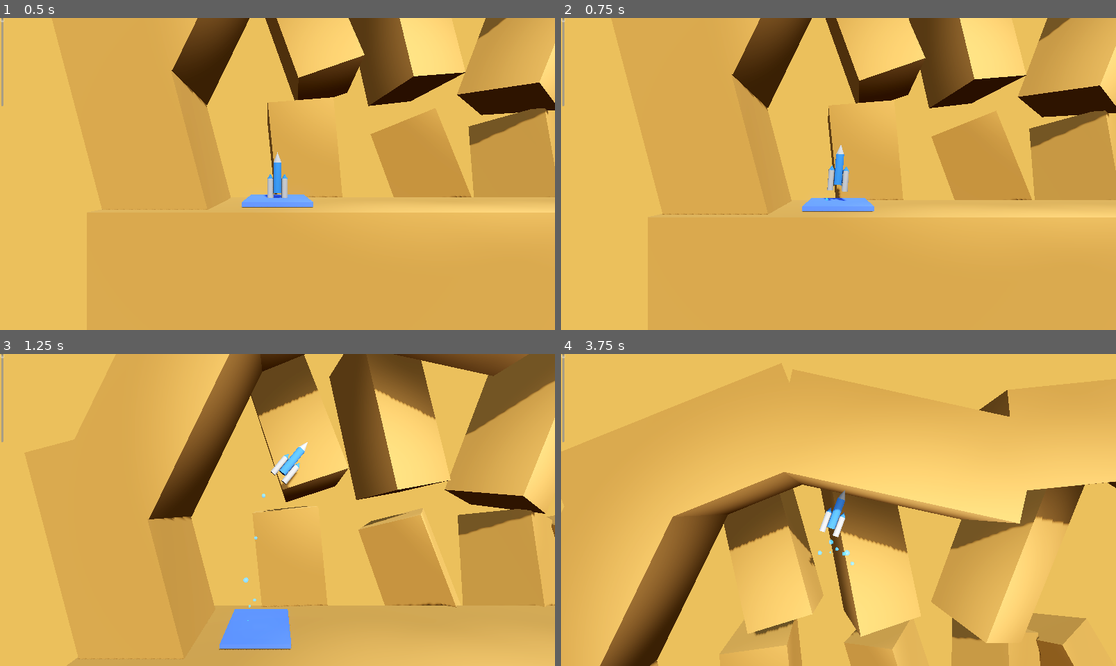
Above: before the commit, frames 1-4 (two rows, left to right).
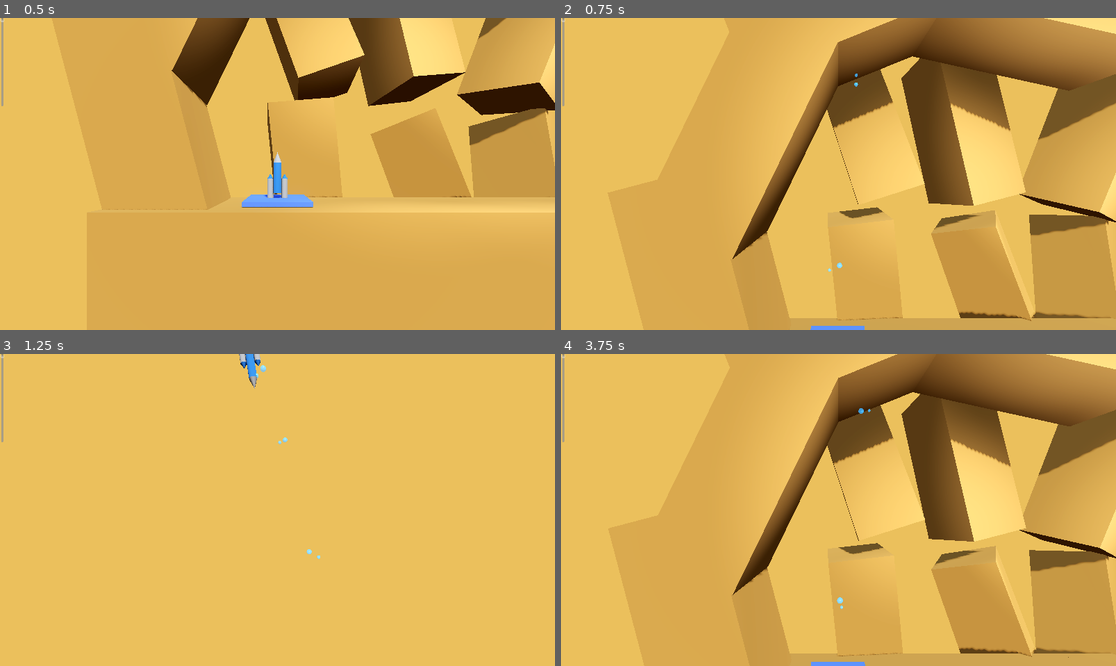
Above: after the commit, the same moments.

Repository: OutwardLightStudio/nexus
Game: Godot game, scene res://levels/level.tscn
Two runs of this game, one before a commit and one after it. Both use one fixed random seed, a clock stepped at 60 frames per second and the inputs below.
Inputs:
- Up to frame 1 (0.5 s): no input
- Up to frame 2 (0.75 s): hold D (rotate_right) from 0.53 s (still down); hold E (boost, bound only after the commit) from 0.53 s (still down)
- Up to frame 3 (1.25 s): keep holding D (rotate_right); keep holding E (boost, bound only after the commit); tap Space (boost, bound only before the commit) at 0.8 s
- Up to frame 4 (3.75 s): release D (rotate_right) at 1.28 s; release E (boost, bound only after the commit) at 1.28 s; hold A (rotate_left) 1.28-2.03 s; tap Space (boost, bound only before the commit) at 1.35, 2.3, 2.85 s; tap E (boost, bound only after the commit) at 1.55, 3.05 s; hold E (boost, bound only after the commit) 2.03-2.78 s; hold D (rotate_right) 2.03-3.53 s; hold A (rotate_left) from 3.53 s (still down); hold E (boost, bound only after the commit) from 3.53 s (still down)

Frame 1 is identical in both runs. In frame 2, 31% of the frame differs, in the area x 18-100%, y 0-100%; in frame 3, 36%; in frame 4, 46%, in the area x 7-100%, y 0-100%.

Commit message:
Initial working refactor

Diff:
--- a/project.godot
+++ b/project.godot
@@ -22,7 +22,7 @@
 
 [input]
 
-boost={
+thrust={
 "deadzone": 0.5,
 "events": [Object(InputEventKey,"resource_local_to_scene":false,"resource_name":"","device":-1,"window_id":0,"alt_press …(191 unchanged characters)…
 , Object(InputEventKey,"resource_local_to_scene":false,"resource_name":"","device":-1,"window_id":0,"alt_pressed":false …(183 unchanged characters)…
@@ -40,7 +40,7 @@
 , Object(InputEventKey,"resource_local_to_scene":false,"resource_name":"","device":-1,"window_id":0,"alt_pressed":false …(186 unchanged characters)…
 ]
 }
-boost_thrust={
+boost={
 "deadzone": 0.5,
 "events": [Object(InputEventKey,"resource_local_to_scene":false,"resource_name":"","device":-1,"window_id":0,"alt_press …(192 unchanged characters)…
 ]
--- /dev/null
+++ b/scenes/player/effects_controller.gd
@@ -0,0 +1,61 @@
+extends Node
+class_name EffectsController
+
+@onready var parent: RocketController = get_parent() as RocketController
+@onready var explosion_particles: GPUParticles3D = $ExplosionBubbles
+@onready var success_particles: GPUParticles3D = $SuccessBubbles
+@onready var booster_particles: GPUParticles3D = parent.booster_particles
+
+@onready var explosion_sound: AudioStreamPlayer3D = $ExplosionAudio
+@onready var success_sound: AudioStreamPlayer3D = $SuccessAudio
+@onready var bubbles_sound: AudioStreamPlayer3D = $BubblesAudio
+
+func _ready():
+	await get_tree().process_frame
+	connect_signals()
+
+func connect_signals():
+		if parent:
+			parent.crashed.connect(_on_crashed)
+			parent.crash_ended.connect(_on_crash_ended)
+			parent.level_finished.connect(_on_level_finished)
+			parent.landing_state_changed.connect(_on_landing_state_changed)
+			if parent.fuel_controller:
+				parent.fuel_controller.boost_requested.connect(_on_boost_requested)
+
+func _on_crashed():
+	play_explosion()
+
+func _on_crash_ended():
+	stop_explosion_effects()
+
+func _on_level_finished():
+	play_success_particles()
+	play_success_sound()
+
+func _on_landing_state_changed(on_pad: bool):
+	if not on_pad:
+		stop_success_effects()
+
+func _on_boost_requested():
+	play_boost_effects()
+
+func play_explosion():
+	explosion_particles.emitting = true
+	explosion_sound.play()
+
+func stop_explosion_effects():
+	explosion_particles.emitting = false
+
+func play_success_particles():
+	success_particles.emitting = true
+
+func play_success_sound():
+	success_sound.play()
+
+func stop_success_effects():
+	success_particles.emitting = false
+
+func play_boost_effects():
+	booster_particles.emitting = true
+	bubbles_sound.play()
--- a/scenes/player/fuel_controller.gd
+++ b/scenes/player/fuel_controller.gd
@@ -2,23 +2,27 @@
 class_name FuelController
 
 @onready var fuel_slider: VSlider = $FuelSlider
+@onready var parent: RocketController = get_parent() as RocketController
 
 signal fuel_depleted
 signal boost_requested
 
+func _ready():
+	await get_tree().process_frame
+	if parent:
+		setup_fuel(parent.max_fuel, parent.current_fuel)
+
 func setup_fuel(max_fuel: float, current_fuel: float):
-	fuel_slider.max_value = max_fuel
-	fuel_slider.value = current_fuel
-	fuel_slider.editable = false
+	if fuel_slider:
+		fuel_slider.max_value = max_fuel
+		fuel_slider.value = current_fuel
+		fuel_slider.editable = false
 
 func process(delta: float):
-	var parent = get_parent() as RocketController
-	if parent.thrust_active:
-		parent.current_fuel -= parent.fuel_decrease * delta
-		if parent.current_fuel <= 0:
-			parent.current_fuel = 0
-			parent.thrust_active = false
-			emit_signal("fuel_depleted")
+	parent.current_fuel -= parent.fuel_decrease * delta if parent.is_thrusting else 0
+	if parent.current_fuel <= 0:
+		parent.current_fuel = 0
+		fuel_depleted.emit()
 
-	if Input.is_action_just_pressed("boost_thrust") and parent.current_fuel >= parent.boost_fuel_cost:
-		emit_signal("boost_requested")
+	if Input.is_action_just_pressed("boost") and parent.current_fuel >= parent.boost_fuel_cost:
+		boost_requested.emit()
--- a/scenes/player/landing_controller.gd
+++ b/scenes/player/landing_controller.gd
@@ -1,34 +1,47 @@
 extends Node
 class_name LandingController
 
+signal successful_landing
+signal landing_pad_detected(on_pad: bool)
+
+@onready var parent: RocketController = get_parent() as RocketController
+
+func _ready():
+	await get_tree().process_frame
+	connect_signals()
+
+func connect_signals():
+	if parent and parent.stability:
+		parent.stability.connect("tilt_changed", self._on_tilt_changed)
+
 func process(delta: float):
-	var parent = get_parent() as RocketController
-	update_landing_pad_state(parent)
+	update_landing_pad_state()
 
 	if not parent.is_on_landing_pad:
 		return
 
-	# Check crash
-	if parent.current_state != parent.State.CRASHED and is_critically_tipped(parent):
-		parent.start_crash_sequence()
-	# Check stable landing
-	elif is_landing_stable(parent):
+	if is_landing_stable():
 		parent.current_stable_time += delta
 		if parent.current_stable_time >= parent.required_stable_time:
-			handle_successful_landing(parent)
+			handle_successful_landing()
+	else:
+		parent.current_stable_time = 0.0
 
-func update_landing_pad_state(parent: RocketController):
-	var landing_pad = get_landing_pad(parent)
-	parent.is_on_landing_pad = landing_pad != null
+func update_landing_pad_state():
+	var landing_pad = get_landing_pad()
+	var on_pad = landing_pad != null
+	if on_pad != parent.is_on_landing_pad:
+		parent.is_on_landing_pad = on_pad
+		landing_pad_detected.emit(on_pad)
 
-func get_landing_pad(parent: RocketController) -> Node:
+func get_landing_pad() -> Node:
 	for body in parent.get_colliding_bodies():
 		if "Goal" in body.get_groups():
 			return body
 	return null
 
-func handle_successful_landing(parent: RocketController):
-	var landing_pad = get_landing_pad(parent)
+func handle_successful_landing():
+	var landing_pad = get_landing_pad()
 	if not landing_pad:
 		return
 
@@ -39,17 +52,15 @@
 		var next_level = landing_pad.get_next_level_path()
 		if not next_level.is_empty():
 			parent.level_finished.emit(next_level)
+			successful_landing.emit()
 
-func is_critically_tipped(parent: RocketController) -> bool:
-	return get_tilt_angle(parent) >= parent.critical_tipping_angle
+func is_landing_stable() -> bool:
+	var current_velocity = parent.linear_velocity.length()
+	return parent.tilt_angle <= parent.max_landing_angle and current_velocity <= parent.max_landing_velocity
 
-func is_landing_stable(parent: RocketController) -> bool:
-	var current_velocity = parent.linear_velocity.length()
-	return is_upright(parent) and current_velocity <= parent.max_landing_velocity
+func _on_tilt_changed(tilt: float):
+	if not parent.is_on_landing_pad:
+		return
 
-func is_upright(parent: RocketController) -> bool:
-	return get_tilt_angle(parent) <= parent.max_landing_angle
-
-func get_tilt_angle(parent: RocketController) -> float:
-	var up_direction = parent.global_transform.basis.y
-	return rad_to_deg(acos(up_direction.dot(Vector3.UP)))
+	if tilt >= parent.critical_tipping_angle:
+		parent.start_crash_sequence()
--- a/scenes/player/movement_controller.gd
+++ b/scenes/player/movement_controller.gd
@@ -1,47 +1,97 @@
 extends Node
 class_name MovementController
 
+signal boost_activated
+
+@onready var parent: RocketController = get_parent() as RocketController
+@onready var left_booster: GPUParticles3D = $BoosterBubblesLeft
+@onready var right_booster: GPUParticles3D = $BoosterBubblesRight
+
+func _ready():
+	await get_tree().process_frame
+	connect_signals()
+
+func connect_signals():
+	if parent and parent.fuel_controller:
+		parent.fuel_controller.fuel_depleted.connect(_on_fuel_depleted)
+		parent.fuel_controller.boost_requested.connect(_on_boost_requested)
+
 func process(delta: float):
-	var parent = get_parent() as RocketController
-	var rb = parent
-	var current_fuel = parent.current_fuel
-	var thrust = parent.thrust
-	var torque = parent.torque
-	var boosting = parent.boosting
-	var boost_thrust = parent.boost_thrust
+	if parent.current_state in [parent.State.CRASHED, parent.State.TRANSITIONING]:
+		return
 
-	var new_thrust_state = Input.is_action_pressed("boost")
-	if new_thrust_state != parent.is_thrusting:
-		parent.is_thrusting = new_thrust_state
+	handle_thrust(delta)
+	handle_rotation(delta)
 
-	if parent.is_thrusting and current_fuel > 0.0 and not boosting:
-		rb.apply_central_force(rb.basis.y * thrust * delta)
-		parent.thrust_active = true
-	elif boosting:
-		rb.apply_central_force(rb.basis.y * boost_thrust * delta)
-		parent.thrust_active = false
-	elif Input.is_action_just_released("boost") or boosting:
-		parent.thrust_active = false
+func handle_thrust(delta: float):
+	# Update parent's thrusting state based on input
+	parent.is_thrusting = Input.is_action_pressed("thrust") and parent.current_fuel > 0.0
 
-	if Input.is_action_just_pressed("boost_thrust") and current_fuel >= parent.boost_fuel_cost:
-		parent.activate_boost()
+	if parent.is_thrusting:
+		apply_thrust(delta)
 
-	handle_rotation(delta, rb, torque)
+	if parent.boosting:
+		apply_boost(delta)
 
-func handle_rotation(delta: float, rb: RigidBody3D, torque: float):
-	var parent = get_parent() as RocketController
+	if Input.is_action_just_pressed("boost") and parent.current_fuel >= parent.boost_fuel_cost:
+		parent.fuel_controller.emit_signal("boost_requested")
+
+	if Input.is_action_just_released("boost") or parent.boosting:
+		stop_thrust()
+
+func apply_thrust(_delta: float):
+	# Get current vertical velocity
+	var current_velocity = parent.linear_velocity.length()
+
+	# Calculate thrust force with dampening based on velocity
+	var thrust_force = parent.thrust
+
+	# Reduce thrust as we approach max velocity
+	if current_velocity > 0:
+		var velocity_ratio = current_velocity / parent.max_velocity
+		thrust_force *= (1.0 - clamp(velocity_ratio * parent.thrust_dampening, 0.0, 0.9))
+
+	# Apply the dampened thrust
+	parent.apply_central_force(parent.global_transform.basis.y * thrust_force)
+	parent.thrust_active = true
+
+func apply_boost(_delta: float):
+	# Similar dampening for boost
+	var current_velocity = parent.linear_velocity.length()
+	var boost_force = parent.boost_thrust
+
+	if current_velocity > 0:
+		var velocity_ratio = current_velocity / (parent.max_velocity * 1.5)  # Allow higher speed for boost
+		boost_force *= (1.0 - clamp(velocity_ratio * parent.thrust_dampening, 0.0, 0.9))
+
+	parent.apply_central_force(parent.global_transform.basis.y * boost_force)
+	parent.thrust_active = false
+
+func handle_rotation(delta: float):
 	var rotation_direction = Input.get_axis("rotate_right", "rotate_left")
 	if rotation_direction != 0:
-		var torque_amount = torque * delta * rotation_direction
-		rb.apply_torque(Vector3(0, 0, torque_amount))
+		var torque_amount = parent.torque * delta * rotation_direction
+		parent.apply_torque(Vector3(0, 0, torque_amount))
 
-	# Update booster side particles
-	var left_booster = $BoosterBubblesLeft
-	var right_booster = $BoosterBubblesRight
+	# Update visual feedback for rotation via booster particle effects
 	left_booster.emitting = rotation_direction < 0
 	right_booster.emitting = rotation_direction > 0
 
 func stop_thrust():
-	var parent = get_parent() as RocketController
 	parent.is_thrusting = false
 	parent.thrust_active = false
+
+func _on_fuel_depleted():
+	stop_thrust()
+
+func _on_boost_requested():
+	if parent.current_fuel >= parent.boost_fuel_cost and not parent.boosting:
+		activate_boost()
+		boost_activated.emit()
+
+func activate_boost():
+	parent.apply_central_force(parent.global_transform.basis.y * parent.boost_thrust)
+	parent.current_fuel -= parent.boost_fuel_cost
+	parent.current_fuel = clamp(parent.current_fuel, 0.0, parent.max_fuel)
+	parent.boosting = true
+	parent.boost_timer = parent.boost_duration
--- a/scenes/player/player.tscn
+++ b/scenes/player/player.tscn
@@ -13,6 +13,7 @@
 [ext_resource type="Material" uid="uid://yq2ywrvw8k7y" path="res://materials/ship_blue.tres" id="8_5sakl"]
 [ext_resource type="Script" path="res://scenes/player/recovery_controller.gd" id="8_80706"]
 [ext_resource type="PackedScene" uid="uid://bds3pc6arkgvv" path="res://scenes/fuel_slider.tscn" id="8_o0vq7"]
+[ext_resource type="Script" path="res://scenes/player/effects_controller.gd" id="11_smcew"]
 
 [sub_resource type="ParticleProcessMaterial" id="ParticleProcessMaterial_is62b"]
 lifetime_randomness = 0.2
@@ -147,9 +148,9 @@
 explosion_particles = NodePath("Effects/ExplosionBubbles")
 success_particles = NodePath("Effects/SuccessBubbles")
 booster_particles = NodePath("Movement/BoosterBubblesCenter")
-explosion_sound = NodePath("Audio/PopAudio")
-success_sound = NodePath("Audio/SuccessAudio")
-bubbles_sound = NodePath("Audio/BubblesAudio")
+explosion_sound = NodePath("Effects/ExplosionAudio")
+success_sound = NodePath("Effects/SuccessAudio")
+bubbles_sound = NodePath("Effects/BubblesAudio")
 
 [node name="Movement" type="Node3D" parent="."]
 script = ExtResource("2_m6058")
@@ -237,6 +238,7 @@
 transform = Transform3D(1, 0, 0, 0, 0.996195, 0.0871557, 0, -0.0871557, 0.996195, 0, 7.53, 12.73)
 
 [node name="Effects" type="Node3D" parent="."]
+script = ExtResource("11_smcew")
 
 [node name="ExplosionBubbles" type="GPUParticles3D" parent="Effects"]
 emitting = false
@@ -259,15 +261,13 @@
 process_material = SubResource("ParticleProcessMaterial_vrcvt")
 draw_pass_1 = SubResource("SphereMesh_ifw7w")
 
-[node name="Audio" type="Node3D" parent="."]
-
-[node name="BubblesAudio" type="AudioStreamPlayer3D" parent="Audio"]
+[node name="BubblesAudio" type="AudioStreamPlayer3D" parent="Effects"]
 stream = ExtResource("2_05a8e")
 
-[node name="SuccessAudio" type="AudioStreamPlayer3D" parent="Audio"]
+[node name="SuccessAudio" type="AudioStreamPlayer3D" parent="Effects"]
 stream = ExtResource("4_vxola")
 
-[node name="PopAudio" type="AudioStreamPlayer3D" parent="Audio"]
+[node name="ExplosionAudio" type="AudioStreamPlayer3D" parent="Effects"]
 stream = ExtResource("2_mso6s")
 volume_db = 5.162
 
--- a/scenes/player/recovery_controller.gd
+++ b/scenes/player/recovery_controller.gd
@@ -1,24 +1,38 @@
 extends Node
 class_name RecoveryController
 
-const RECOVERY_MAX_TIME = 0.5
-const RECOVERY_CHECK_INTERVAL = 0.1
+@onready var parent: RocketController = get_parent() as RocketController
+
+const RECOVERY_MAX_TIME = 2.5
+var time_since_critical_tilt: float = 0.0
+var was_critically_tilted: bool = false
+
+func _ready():
+	await get_tree().process_frame
+	connect_signals()
+
+func connect_signals():
+	if parent and parent.stability:
+		parent.stability.connect("tilt_changed", self._on_tilt_changed)
 
 func process(delta: float):
-	var parent = get_parent() as RocketController
-	parent.last_tilt_check_time += delta
-	if parent.last_tilt_check_time < RECOVERY_CHECK_INTERVAL:
+	if parent.current_state in [parent.State.CRASHED, parent.State.TRANSITIONING]:
 		return
-	parent.last_tilt_check_time = 0.0
 
-	var tilt = get_tilt_angle(parent)
-	if tilt >= parent.critical_tipping_angle and not parent.is_on_landing_pad:
-		parent.time_since_critical_tilt += delta
-		if parent.time_since_critical_tilt >= RECOVERY_MAX_TIME:
+	check_tilt_and_crash(delta)
+
+func _on_tilt_changed(tilt: float):
+	check_tilt_and_crash(get_physics_process_delta_time())
+
+func check_tilt_and_crash(delta: float):
+	var is_critically_tilted = parent.tilt_angle >= parent.critical_tipping_angle
+
+	if is_critically_tilted:
+		time_since_critical_tilt += delta
+
+		if time_since_critical_tilt >= RECOVERY_MAX_TIME:
 			parent.start_crash_sequence()
 	else:
-		parent.time_since_critical_tilt = 0.0
+		time_since_critical_tilt = 0.0
 
-func get_tilt_angle(parent: RocketController) -> float:
-	var up_direction = parent.global_transform.basis.y
-	return rad_to_deg(acos(up_direction.dot(Vector3.UP)))
+	was_critically_tilted = is_critically_tilted
--- a/scenes/player/rocket_controller.gd
+++ b/scenes/player/rocket_controller.gd
@@ -6,12 +6,15 @@
 signal level_finished(next_level_path: String)
 signal landing_state_changed(is_on_pad: bool)
 
-enum State {FLYING, LANDING, CRASHED, TRANSITIONING}
+enum State { FLYING, LANDING, CRASHED, TRANSITIONING }
 
 const UP_VECTOR := Vector3.UP
 
 @export_group("Movement")
-@export_range(500, 3000) var thrust: int = 1000
+@export_range(100, 1000) var thrust: int = 25
+@export var thrust_dampening: float = 0.5
+@export var max_velocity: float = 50.0
+
 @export var torque: int = 100
 
 @export_group("Landing")
@@ -40,6 +43,7 @@
 @export var boost_fuel_cost: float = 30.0
 @export var boost_thrust: float = 3000.0
 @export var boost_duration: float = 0.2
+
 var thrust_active: bool = false
 var is_thrusting: bool = false:
 	set(value):
@@ -47,6 +51,7 @@
 			is_thrusting = value
 			booster_particles.emitting = value
 			bubbles_sound.playing = value
+
 var current_fuel: float = max_fuel
 var boosting: bool = false
 var boost_timer: float = 0.0
@@ -61,22 +66,25 @@
 
 var time_since_critical_tilt: float = 0.0
 var last_tilt_check_time: float = 0.0
+var tilt_angle: float = 0.0
 
 @onready var movement = $Movement
-@onready var fuel = $Fuel
+@onready var fuel_controller = $Fuel
 @onready var stability = $Stability
 @onready var landing = $Landing
 @onready var recovery = $Recovery
 @onready var effects = $Effects
-@onready var audio = $Audio
+
 
 func _ready():
-	_connect_signals()
-	fuel.setup_fuel(max_fuel, current_fuel)
-	audio.get_node("BubblesAudio").playing = false
+	await get_tree().process_frame  # Ensure children are ready
+	connect_signals()
+	fuel_controller.setup_fuel(max_fuel, current_fuel)
+	effects.get_node("BubblesAudio").playing = false
+	stability.tilt_changed.connect(_on_tilt_changed)
 
 func _process(delta: float):
-	fuel.process(delta) # Fuel usage checks here
+	fuel_controller.process(delta)  # Fuel usage checks here
 
 func _physics_process(delta: float):
 	if current_state in [State.TRANSITIONING, State.CRASHED]:
@@ -85,43 +93,63 @@
 	movement.process(delta)
 	stability.process(delta)
 	landing.process(delta)
+	recovery.process(delta)
 
-func _connect_signals():
-	if not crashed.is_connected(_on_crashed):
-		crashed.connect(_on_crashed)
-	if not crash_ended.is_connected(_on_crash_ended):
-		crash_ended.connect(_on_crash_ended)
-	if not level_finished.is_connected(_on_level_finished):
-		level_finished.connect(_on_level_finished)
-	if not landing_state_changed.is_connected(_on_landing_state_changed):
-		landing_state_changed.connect(_on_landing_state_changed)
+func connect_signals():
+	# Fuel signals
+	fuel_controller.fuel_depleted.connect(_on_fuel_depleted)
+	fuel_controller.boost_requested.connect(_on_boost_requested)
 
-	fuel.connect("fuel_depleted", Callable(self, "_on_fuel_depleted"))
-	fuel.connect("boost_requested", Callable(self, "_on_boost_requested"))
+	# Custom rocket signals
+	crashed.connect(_on_crashed)
+	crash_ended.connect(_on_crash_ended)
+	level_finished.connect(_on_level_finished)
+	landing_state_changed.connect(_on_landing_state_changed)
+
+func _on_body_entered(body: Node3D):
+	# Don't process collisions if we're already crashed or transitioning
+	if current_state in [State.CRASHED, State.TRANSITIONING]:
+		return
+
+	# Ignore collisions with landing pads - they're handled by the landing controller
+	if body.is_in_group("Goal"):
+		return
+
+	# Check if impact velocity is dangerous
+	var impact_velocity = linear_velocity.length()
+	if impact_velocity > max_landing_velocity:
+		start_crash_sequence()
+		return
+
+	# Check if impact angle is dangerous
+	if tilt_angle > critical_tipping_angle:
+		start_crash_sequence()
+		return
 
 func _on_fuel_depleted():
-	thrust_active = false
-	is_thrusting = false
+	movement.stop_thrust()
 
 func _on_boost_requested():
 	if current_fuel >= boost_fuel_cost:
-		activate_boost()
+		movement.activate_boost()
 
 func _on_crashed():
 	current_state = State.CRASHED
 	movement.stop_thrust()
 	set_process(false)
-	explosion_particles.emitting = true
-	explosion_sound.playing = true
+	effects.play_explosion()
 
 func _on_crash_ended():
 	get_tree().reload_current_scene()
 
+func _on_tilt_changed(tilt: float):
+	tilt_angle = tilt
+
 func _on_level_finished(next_level_path: String):
 	current_state = State.TRANSITIONING
 	set_process(false)
-	success_particles.emitting = true
-	success_sound.playing = true
+	effects.play_success_particles()
+	effects.play_success_sound()
 	var tween = create_tween()
 	tween.tween_interval(2)
 	tween.tween_callback(func(): get_tree().change_scene_to_file(next_level_path))
--- a/scenes/player/stability_controller.gd
+++ b/scenes/player/stability_controller.gd
@@ -1,63 +1,29 @@
 extends Node
 class_name StabilityController
 
-# Configuration Constants
-const RECOVERY_MAX_TIME = 0.5
-const RECOVERY_CHECK_INTERVAL = 0.1
+signal tilt_changed(tilt: float)
 
-# Variables to track tilt and recovery status
-var time_since_critical_tilt: float = 0.0
-var last_tilt_check_time: float = 0.0
+@onready var parent: RocketController = get_parent() as RocketController
 
-func process(delta: float):
-	var parent = get_parent() as RocketController
-	parent.last_tilt_check_time += delta
+func _ready():
+	await get_tree().process_frame
+	if not parent:
+		push_error("StabilityController: Failed to get parent RocketController")
+		return
 
-	# Run tilt checks only at intervals to reduce processing overhead
-	if parent.last_tilt_check_time >= RECOVERY_CHECK_INTERVAL:
-		parent.last_tilt_check_time = 0.0
-		_handle_tilt_check(parent, delta)
+func process(_delta: float):
+	if not parent:
+		return
 
-	if parent.is_on_landing_pad:
-		apply_tipping_forces(delta)
+	if parent.current_state in [parent.State.CRASHED, parent.State.TRANSITIONING]:
+		return
 
-func _handle_tilt_check(parent: RocketController, delta: float):
-	"""
-	Handles checking for critical tilt and initiating crash sequences if necessary.
-	"""
-	var tilt = get_tilt_angle(parent)
+	update_tilt()
 
-	# Check if the rocket is critically tipped while not on a landing pad
-	if tilt >= parent.critical_tipping_angle and not parent.is_on_landing_pad:
-		parent.time_since_critical_tilt += delta
-		if parent.time_since_critical_tilt >= RECOVERY_MAX_TIME:
-			parent.start_crash_sequence()
-	else:
-		parent.time_since_critical_tilt = 0.0
+func update_tilt():
+	var tilt = get_tilt_angle()
+	tilt_changed.emit(tilt)
 
-func apply_tipping_forces(delta: float):
-	"""
-	Applies torque to stabilize the rocket if it's on a landing pad.
-	"""
-	var parent = get_parent() as RocketController
-	var tilt_angle = get_tilt_angle(parent)
-	if tilt_angle > parent.max_landing_angle and tilt_angle < parent.critical_tipping_angle:
-		var tipping_torque = calculate_tipping_torque(parent, tilt_angle, delta)
-		parent.apply_torque(Vector3(0, 0, tipping_torque))
-
-func calculate_tipping_torque(parent: RocketController, tilt_angle: float, delta: float) -> float:
-	"""
-	Calculates the torque needed to stabilize the rocket based on its tilt.
-	"""
-	var right_vector = parent.global_transform.basis.x
-	var tilt_direction = parent.global_transform.basis.y.cross(Vector3.UP)
-	var tilt_factor = (tilt_angle - parent.max_landing_angle) / (parent.critical_tipping_angle - parent.max_landing_angle)
-	var base_factor = 1.0 - (parent.base_stability / (tilt_angle + parent.base_stability))
-	return tilt_direction.dot(right_vector) * parent.tipping_torque_multiplier * tilt_factor * base_factor * delta
-
-func get_tilt_angle(parent: RocketController) -> float:
-	"""
-	Returns the tilt angle of the rocket relative to the global UP vector.
-	"""
+func get_tilt_angle() -> float:
 	var up_direction = parent.global_transform.basis.y
 	return rad_to_deg(acos(up_direction.dot(Vector3.UP)))
Not shown: 1 places in scenes/player/player.tscn that only renumber resources
